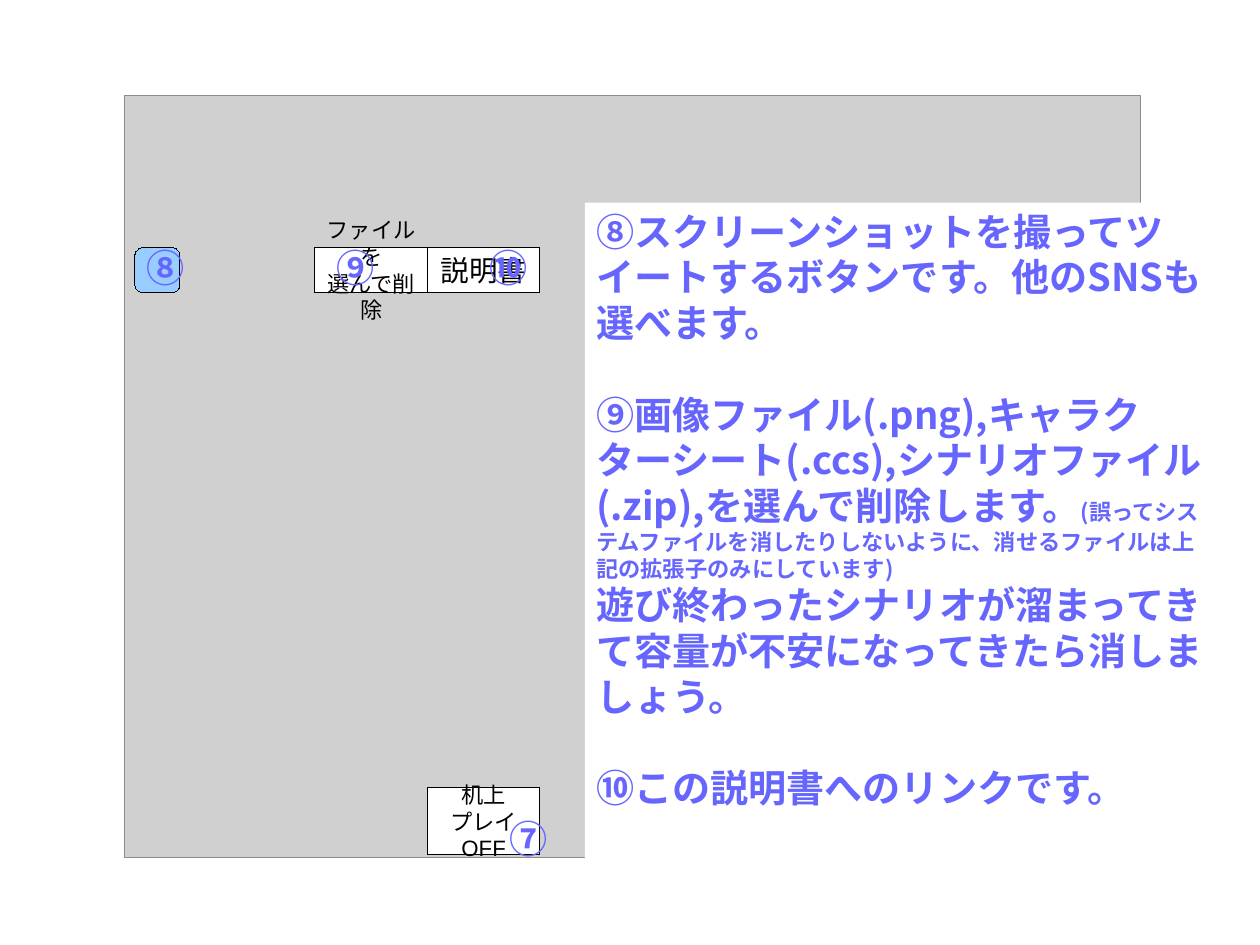
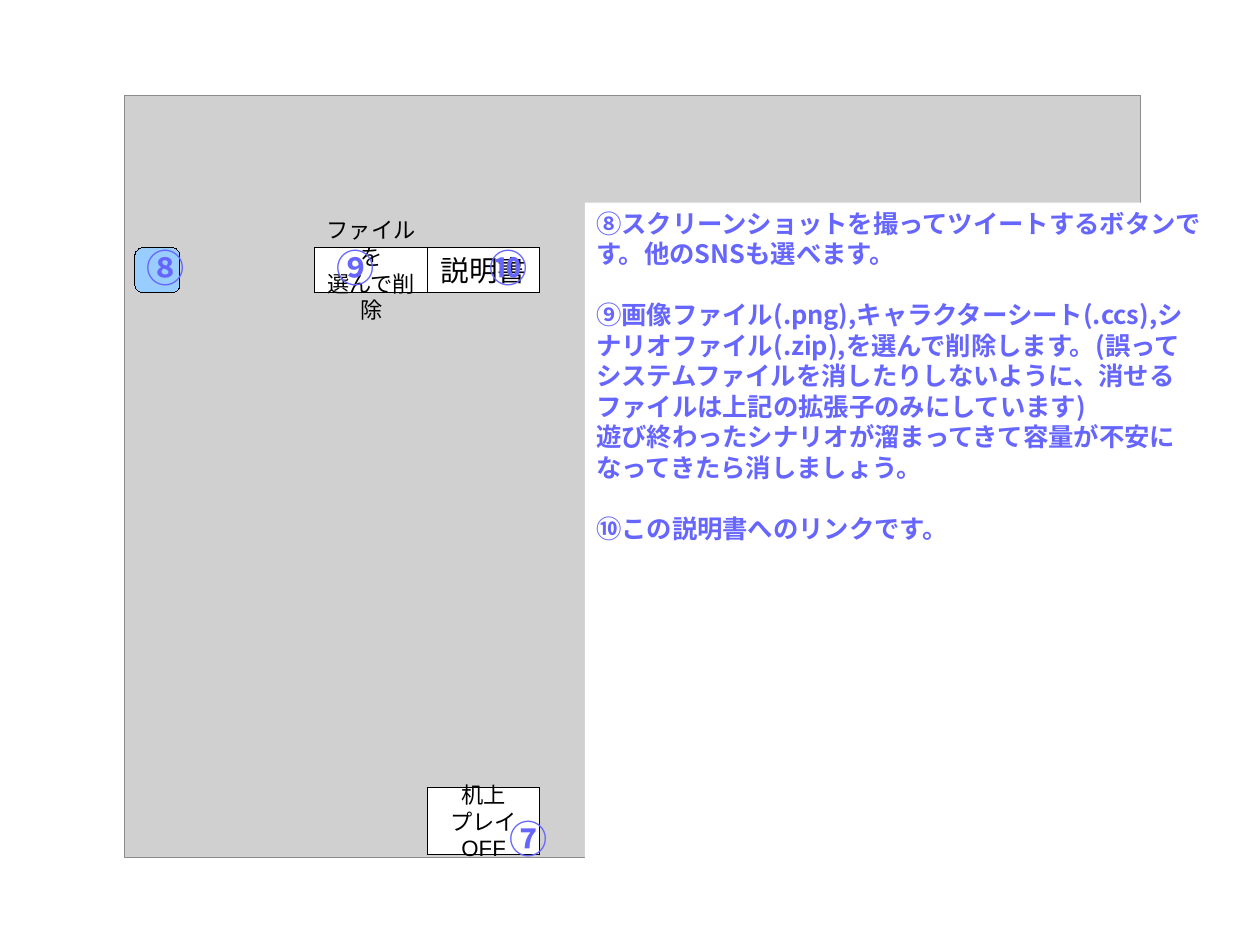
Before and after one commit to HidehiroNomoto/CoCARScenario, a slide deck: slide 4 of CoCScenario/説明書/新規 OpenDocument プレゼンテーション.odp (slide 3 before the commit). Drawn at 1260x945 pixels with LibreOffice and Linux fonts; fonts in the diff are those of the drawing; grey boxes stand for pictures. Boxes give left, top, right and bottom in pixels: in the first picture for what was removed or moved away, otherwise in the second. Text is boxed around its words. In the diff, an @@ line names an element or a change of style, - is before the commit and + after.

```diff
--- a/CoCScenario/説明書/新規 OpenDocument プレゼンテーション.odp
+++ b/CoCScenario/説明書/新規 OpenDocument プレゼンテーション.odp
@@ rectangle "⑧スクリーンショットを撮ってツイートするボタンです。他のSNSも選べます。" resized from (x1=585, y1=202, x2=1215, y2=943) to (x1=585, y1=202, x2=1215, y2=909) @@
@@ rectangle "⑧スクリーンショットを撮ってツイートするボタンです。他のSNSも選べます。" at (x1=585, y1=202, x2=1215, y2=909): size 24 to 16 pt in "⑧スクリーンショットを撮ってツイートするボタンです。他のSNSも選べます。", "⑨画像ファイル(.png),キャラクターシート(.ccs),シナリオファイル(.zip),を選んで削除します。(誤ってシ ...", "遊び終わったシナリオが溜まってきて容量が不安になってきたら消しましょう。", "⑩この説明書へのリンクです。"; size 14 to 16 pt in "⑨画像ファイル(.png),キャラクターシート(.ccs),シナリオファイル(.zip),を選んで削除します。(誤ってシ ..." @@
```
Also in this commit, not shown: 5 other slides changed, 1 slide added, 1 slide removed, 11 other files.
